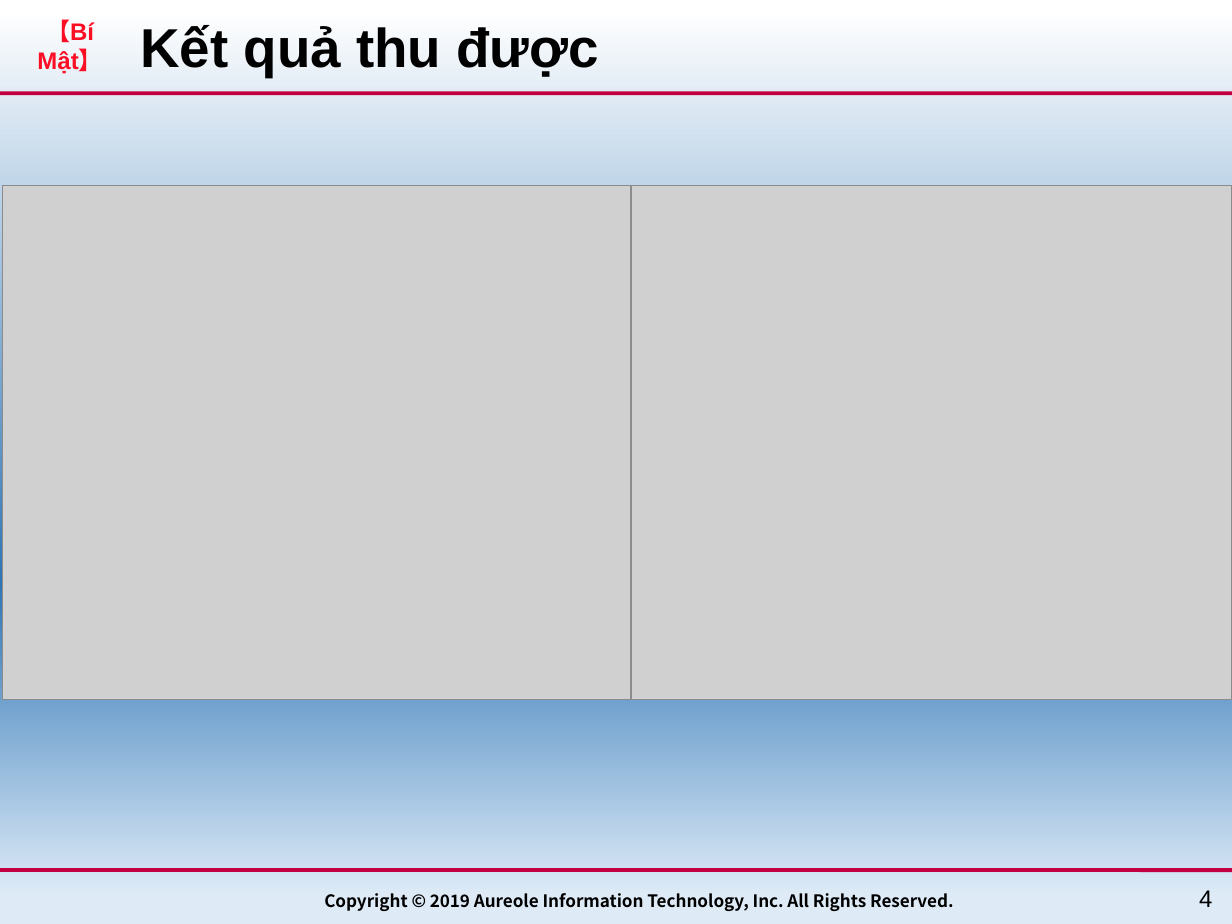
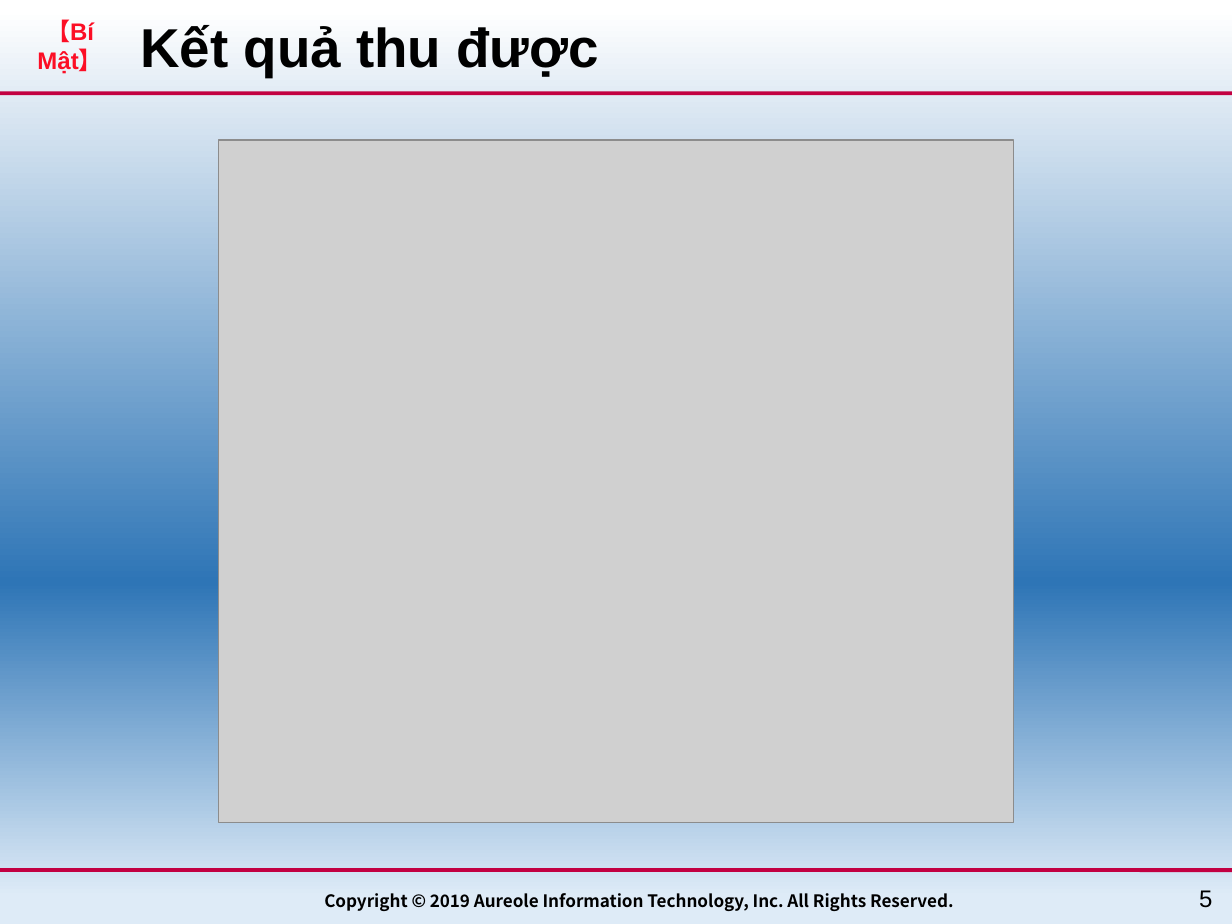
Before and after one commit to dangvohoaithanh/test, a slide deck: slide 6 of thanhdvh.pptx (slide 5 before the commit). Drawn at 1232x924 pixels with LibreOffice and Linux fonts; fonts in the diff are those of the drawing; grey boxes stand for pictures; background and template pictures are left out. Boxes give left, top, right and bottom in pixels: in the first picture for what was removed or moved away, otherwise in the second. Text is boxed around its words. In the diff, an @@ line names an element or a change of style, - is before the commit and + after.

```diff
--- a/thanhdvh.pptx
+++ b/thanhdvh.pptx
@@ picture: place and size @@
-picture at (631, 186, 1232, 700)
+picture at (218, 140, 1013, 823)
@@ picture removed at (2, 186, 631, 700) @@
@@ page number at (1199, 890, 1212, 908): text changed @@
-4
+5
```
Also in this commit, not shown: 5 other slides changed, 2 slides added.
